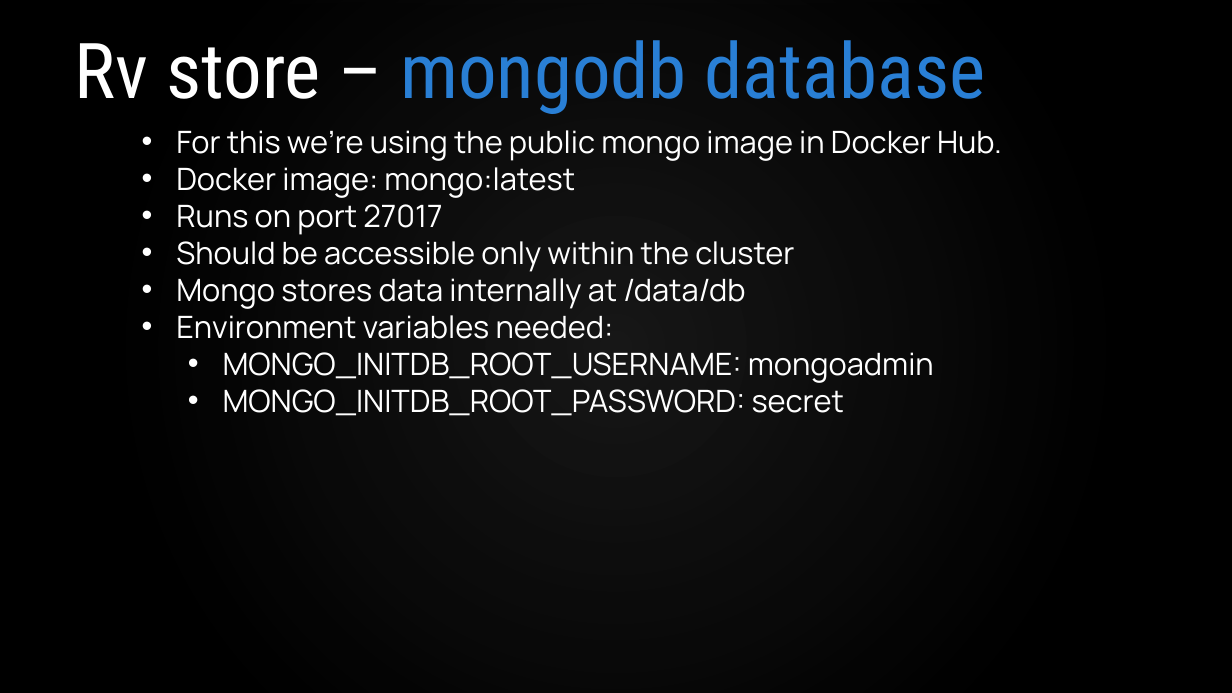
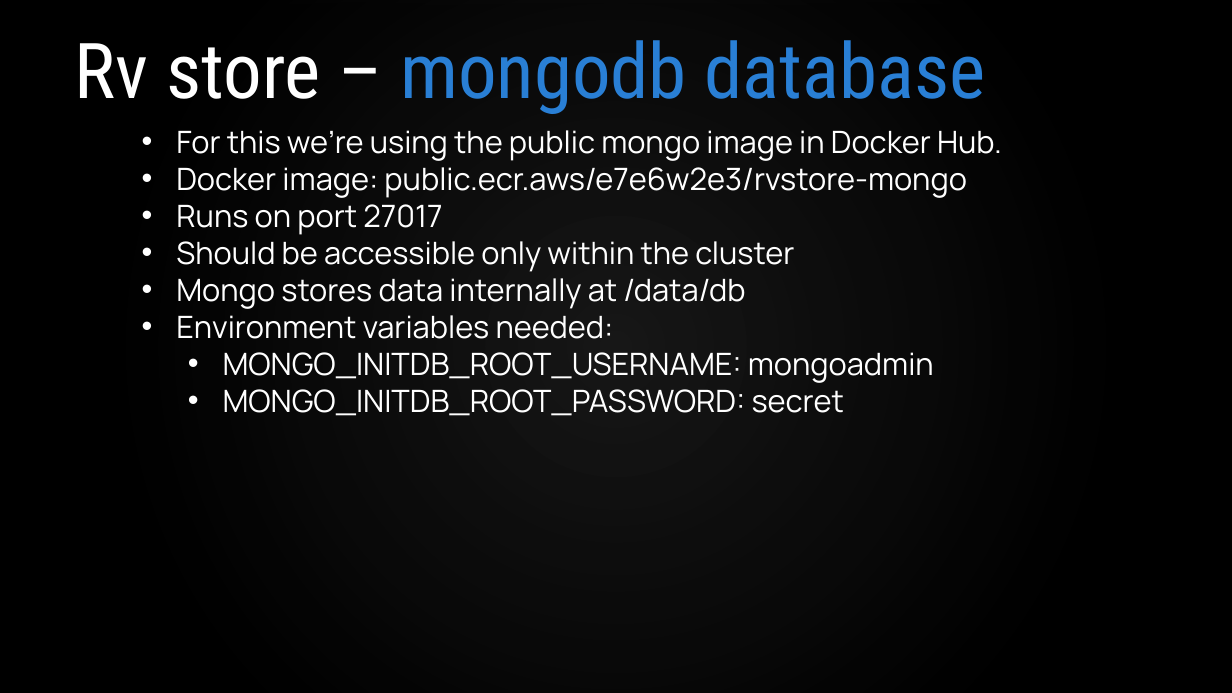
Before and after one commit to VergeOps/k8s-rvstore, a slide deck: slide 15 of rvstore_hackathon/K8s-RV Store Hackathon.pptx. Drawn at 1232x693 pixels with LibreOffice and Linux fonts; fonts in the diff are those of the drawing; background and template pictures are left out. Boxes give left, top, right and bottom in pixels: in the first picture for what was removed or moved away, otherwise in the second. Text is boxed around its words. In the diff, an @@ line names an element or a change of style, - is before the commit and + after.

Commit message:
Updated images to use AWS ECR Public

```diff
--- a/rvstore_hackathon/K8s-RV Store Hackathon.pptx
+++ b/rvstore_hackathon/K8s-RV Store Hackathon.pptx
@@ text at bbox=[176, 167, 967, 198]: text changed @@
-• Docker image: mongo:latest
+• Docker image: public.ecr.aws/e7e6w2e3/rvstore-mongo
```
Also in this commit, not shown: 6 other slides changed, 5 other files.
